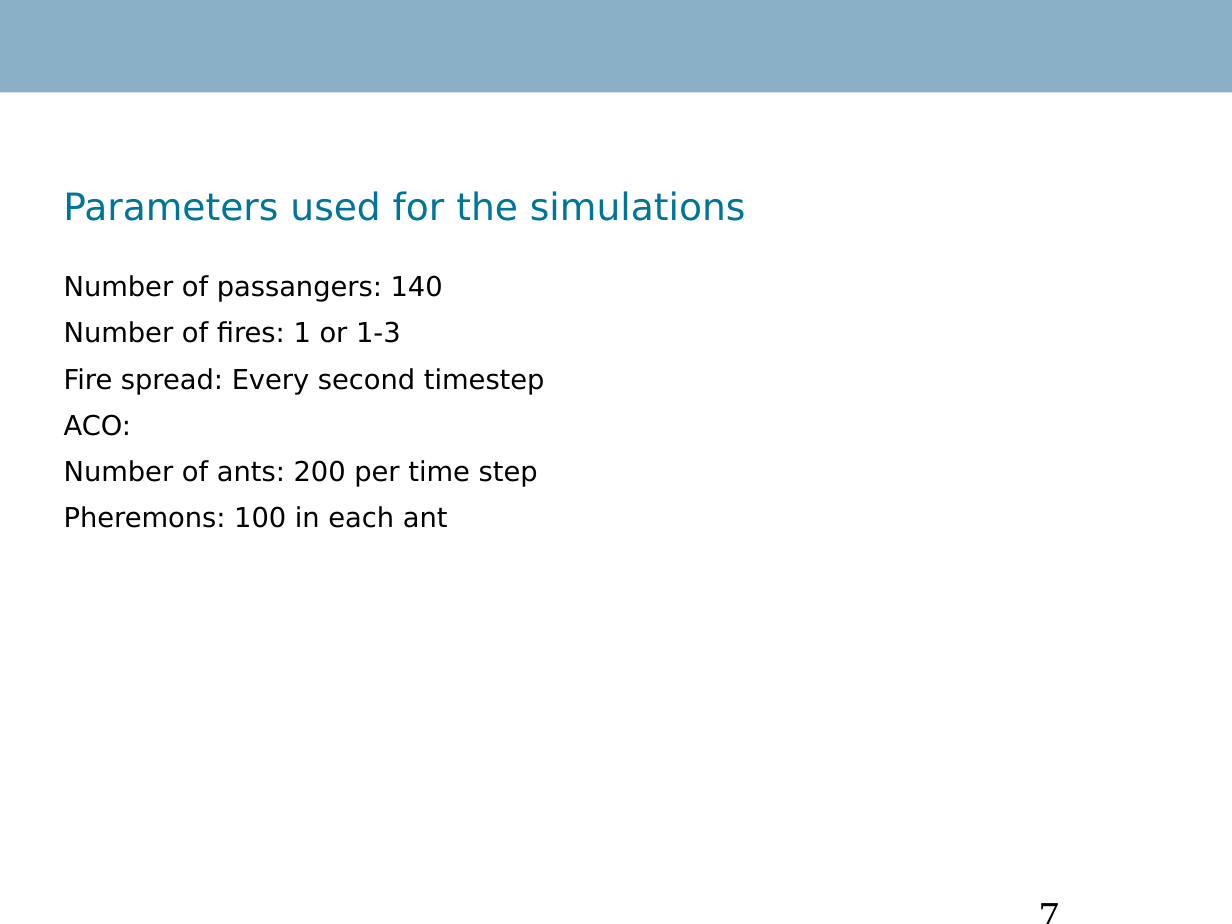
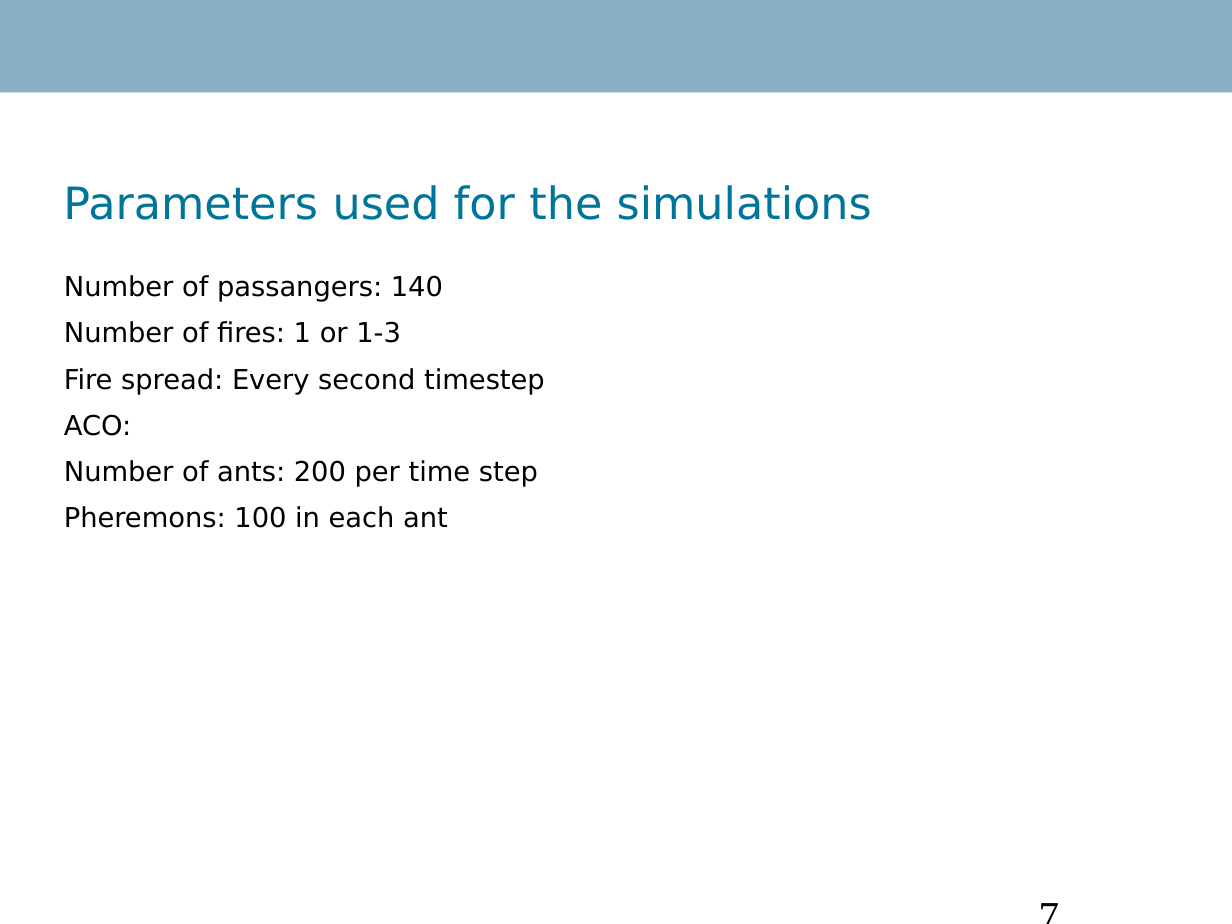
Before and after one commit to Danidude/Master-Thesis, a slide deck: slide 7 of Report/IKT 590 Master Thesis.ppt. Drawn at 1232x924 pixels with LibreOffice and Linux fonts; fonts in the diff are those of the drawing; background and template pictures are left out. Boxes give left, top, right and bottom in pixels: in the first picture for what was removed or moved away, otherwise in the second. Text is boxed around its words. In the diff, an @@ line names an element or a change of style, - is before the commit and + after.

```diff
--- a/Report/IKT 590 Master Thesis.ppt
+++ b/Report/IKT 590 Master Thesis.ppt
@@ title "Parameters used for the simulations" at <box>63,185,872,220</box>: size 22 to 26 pt @@
```
Also in this commit, not shown: 12 other slides changed.
